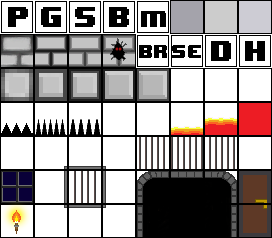
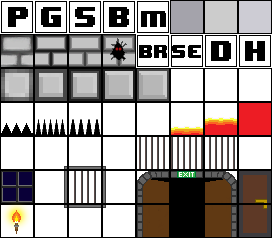
Layers edited between the first and the second 272px x 238px image:
added layer "Exit Text" above "Exit" over [179,172,194,177]
added layer "Exit" above "handles" over [177,171,196,178]
added layer "wood" above "Door3" over [143,179,231,237]
